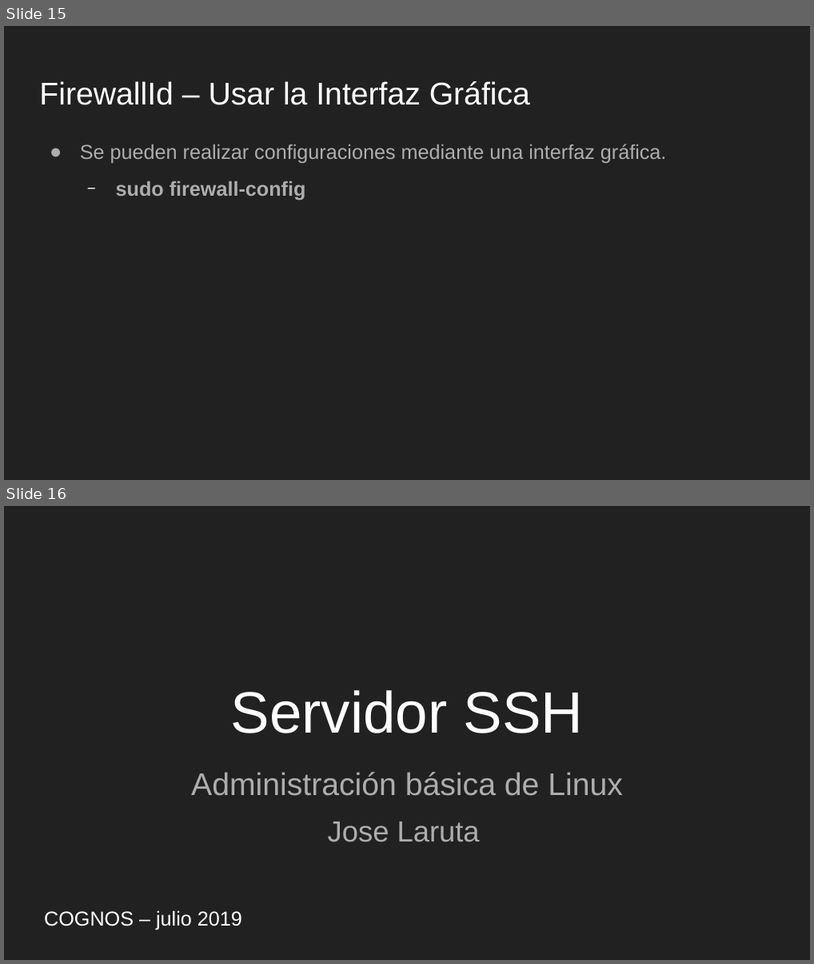
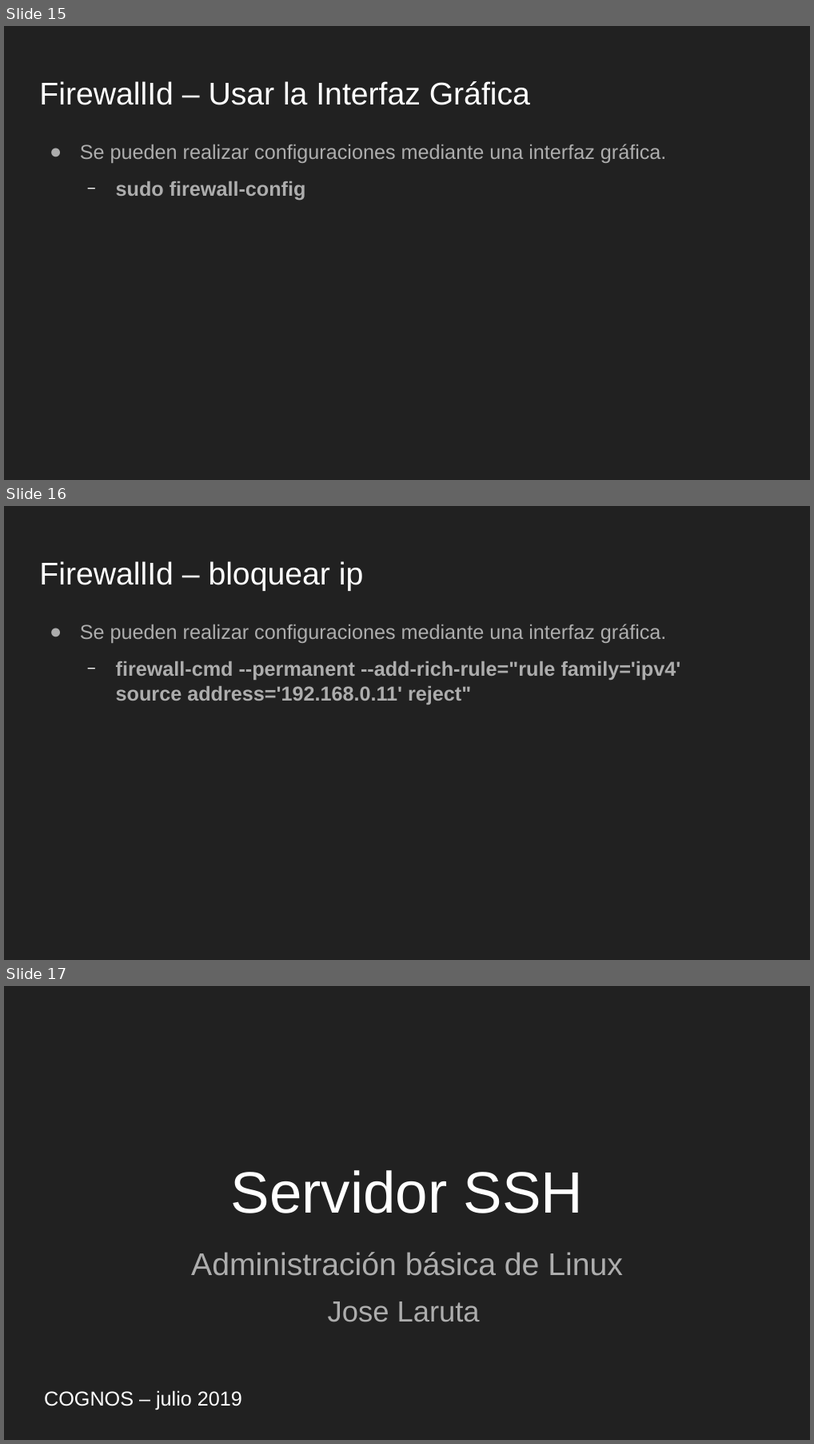
Before and after one commit to tabris2015/LNX102_103, a slide deck: slides/Sesion6.odp. Shown one above the other, each under a label of ours: slides 15 and 16 before the commit, slides 15, 16 and 17 after it. The pictures are 814x964 and 814x1444 pixels, drawn with LibreOffice and Linux fonts; fonts in the diff are those of the drawing. Boxes give left, top, right and bottom in pixels: in the first picture for what was removed or moved away, otherwise in the second. Text is boxed around its words. In the diff, an @@ line names an element or a change of style, - is before the commit and + after.

```diff
--- a/slides/Sesion6.odp
+++ b/slides/Sesion6.odp
@@ slide 16 added at <box>4,506,810,960</box>, background #212121 @@
@@ title added at <box>39,561,364,591</box>, 28 pt, text #FFFFFF @@
+FirewallId – bloquear ip
@@ text added at <box>80,624,682,704</box>, 18 pt, text #ADADAD, bold @@
+● Se pueden realizar configuraciones mediante una interfaz gráfica.
+  − firewall-cmd --permanent --add-rich-rule="rule family='ipv4' source address='192.168.0.11' reject"
@@ what was slide 16 is now slide 17 @@
```
Also in this commit, not shown: 1 other file.
